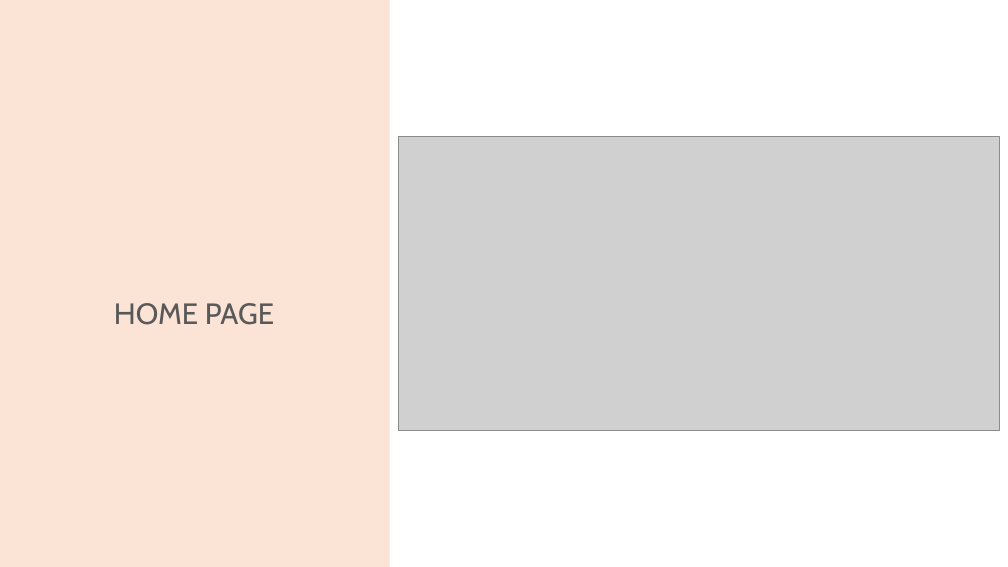
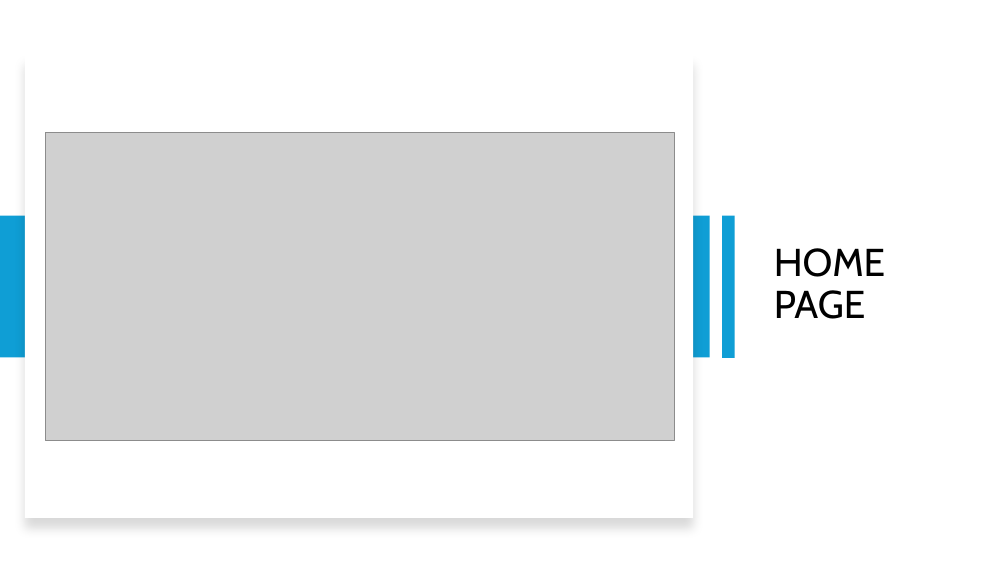
Before and after one commit to lookinfome/VaxTrack_v1.0.0, a slide deck: slide 7 of Vax Track V1 - Beta.pptx. Drawn at 1008x567 pixels with LibreOffice and Linux fonts; fonts in the diff are those of the drawing; grey boxes stand for pictures. Boxes give left, top, right and bottom in pixels: in the first picture for what was removed or moved away, otherwise in the second. Text is boxed around its words. In the diff, an @@ line names an element or a change of style, - is before the commit and + after.

```diff
--- a/Vax Track V1 - Beta.pptx
+++ b/Vax Track V1 - Beta.pptx
@@ rectangle removed at [0,0,389,567] @@
@@ rectangle added at [25,55,693,518], fill #FFFFFF @@
@@ picture: place and size @@
-picture at [399,136,1000,431]
+picture at [45,132,675,441]
@@ title "HOME PAGE": place and size @@
-title "HOME PAGE" at [114,303,274,325]
+title "HOME PAGE" at [774,248,885,319]
@@ title "HOME PAGE" at [774,248,885,319]: size 28 to 37 pt, text colour #595959 to #000000; alignment centre to left; vertical alignment bottom to middle @@
@@ rectangle added at [0,216,710,358], fill #0F9ED5 @@
@@ rectangle added at [722,216,735,358], fill #0F9ED5 @@
```
Also in this commit, not shown: 20 other slides changed.
